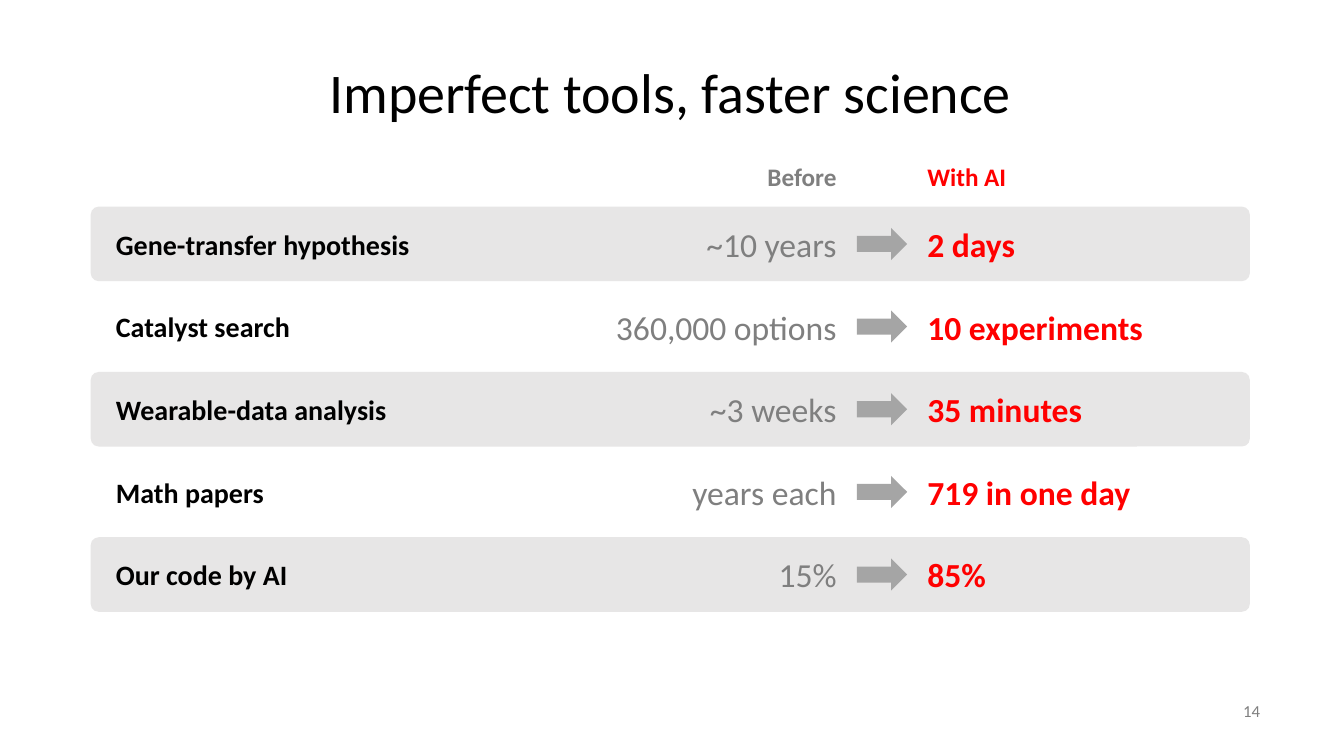
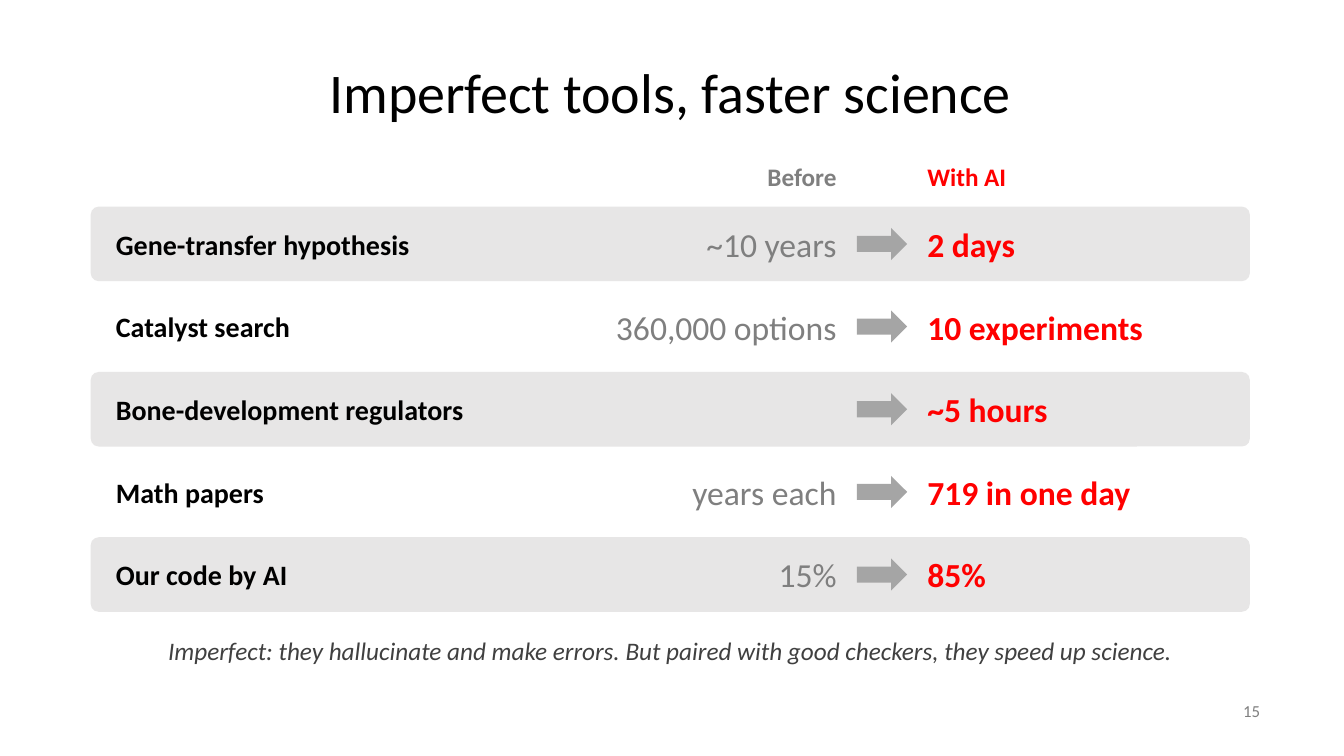
Before and after one commit to gexijin/slides, a slide deck: slide 15 of LLM discoveries.pptx (slide 14 before the commit). Drawn at 1344x756 pixels with LibreOffice and Linux fonts; fonts in the diff are those of the drawing. Boxes give left, top, right and bottom in pixels: in the first picture for what was removed or moved away, otherwise in the second. Text is boxed around its words. In the diff, an @@ line names an element or a change of style, - is before the commit and + after.

```diff
--- a/LLM discoveries.pptx
+++ b/LLM discoveries.pptx
@@ text at bbox=[116, 400, 463, 425]: text changed @@
-Wearable-data analysis
+Bone-development regulators
@@ text removed at bbox=[710, 399, 836, 422] @@
-~3 weeks
@@ text at bbox=[927, 398, 1048, 423]: text changed @@
-35 minutes
+~5 hours
@@ text added at bbox=[168, 642, 1171, 665], 18 pt, text #404040, italic @@
+Imperfect: they hallucinate and make errors. But paired with good checkers, they speed up science.
@@ page number at bbox=[1243, 706, 1260, 717]: text changed @@
-14
+15
```
Also in this commit, not shown: 8 other slides changed, 5 slides added, 4 slides removed.
